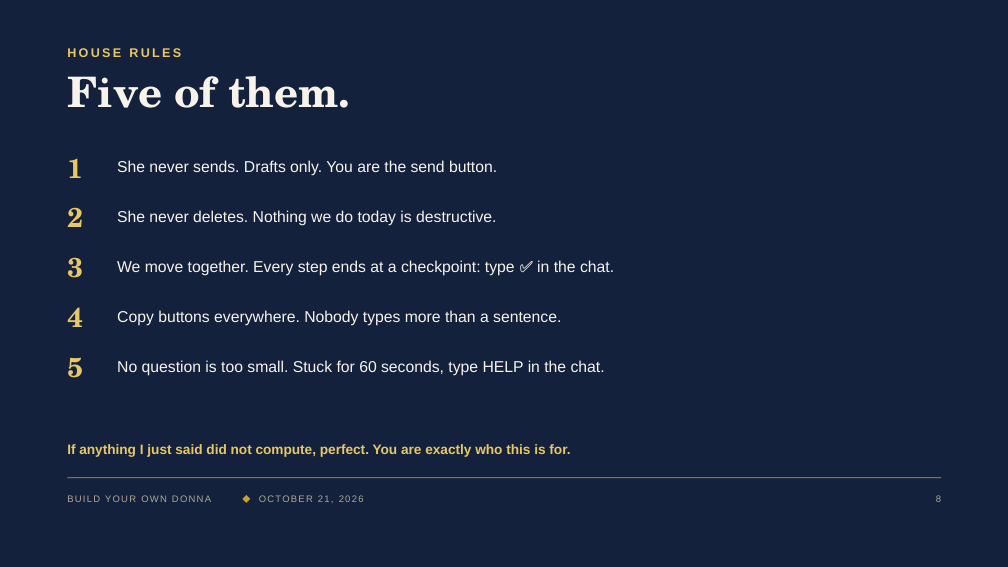
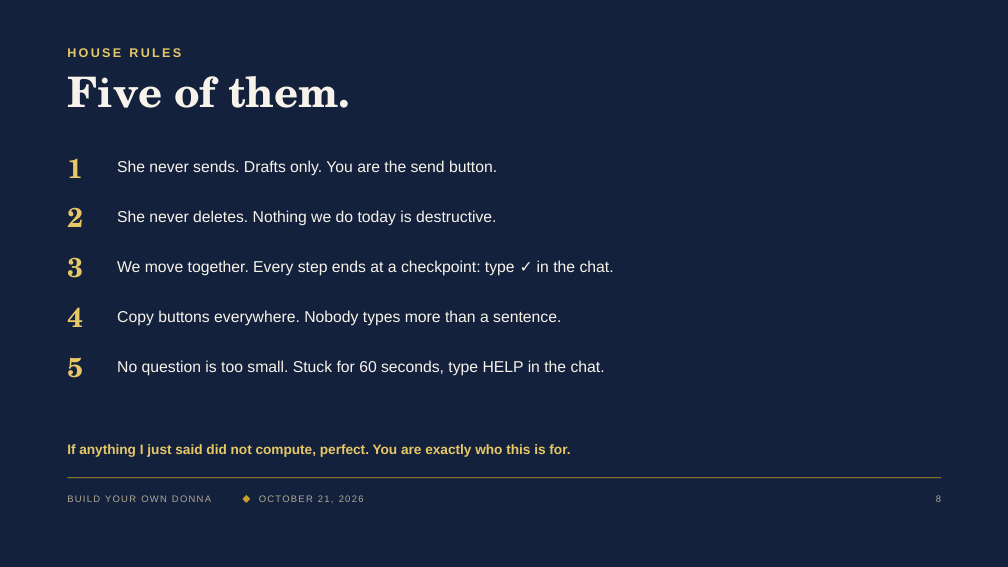
Before and after one commit to denisekgosnell/Donna, a slide deck: slide 9 of decks/build-your-own-donna-v3.pptx. Drawn at 1008x567 pixels with LibreOffice and Linux fonts; fonts in the diff are those of the drawing. Boxes give left, top, right and bottom in pixels: in the first picture for what was removed or moved away, otherwise in the second. Text is boxed around its words. In the diff, an @@ line names an element or a change of style, - is before the commit and + after.

```diff
--- a/decks/build-your-own-donna-v3.pptx
+++ b/decks/build-your-own-donna-v3.pptx
@@ text at [117,260,614,276]: text changed @@
-We move together. Every step ends at a checkpoint: type ✅ in the chat.
+We move together. Every step ends at a checkpoint: type ✓ in the chat.
```
Also in this commit, not shown: 18 other slides changed, 11 other files.
